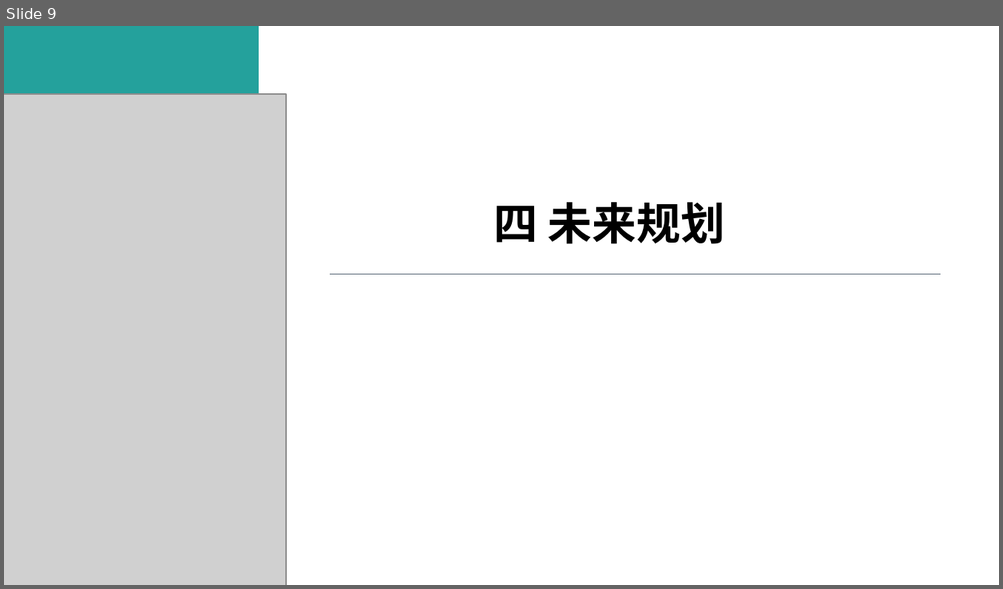
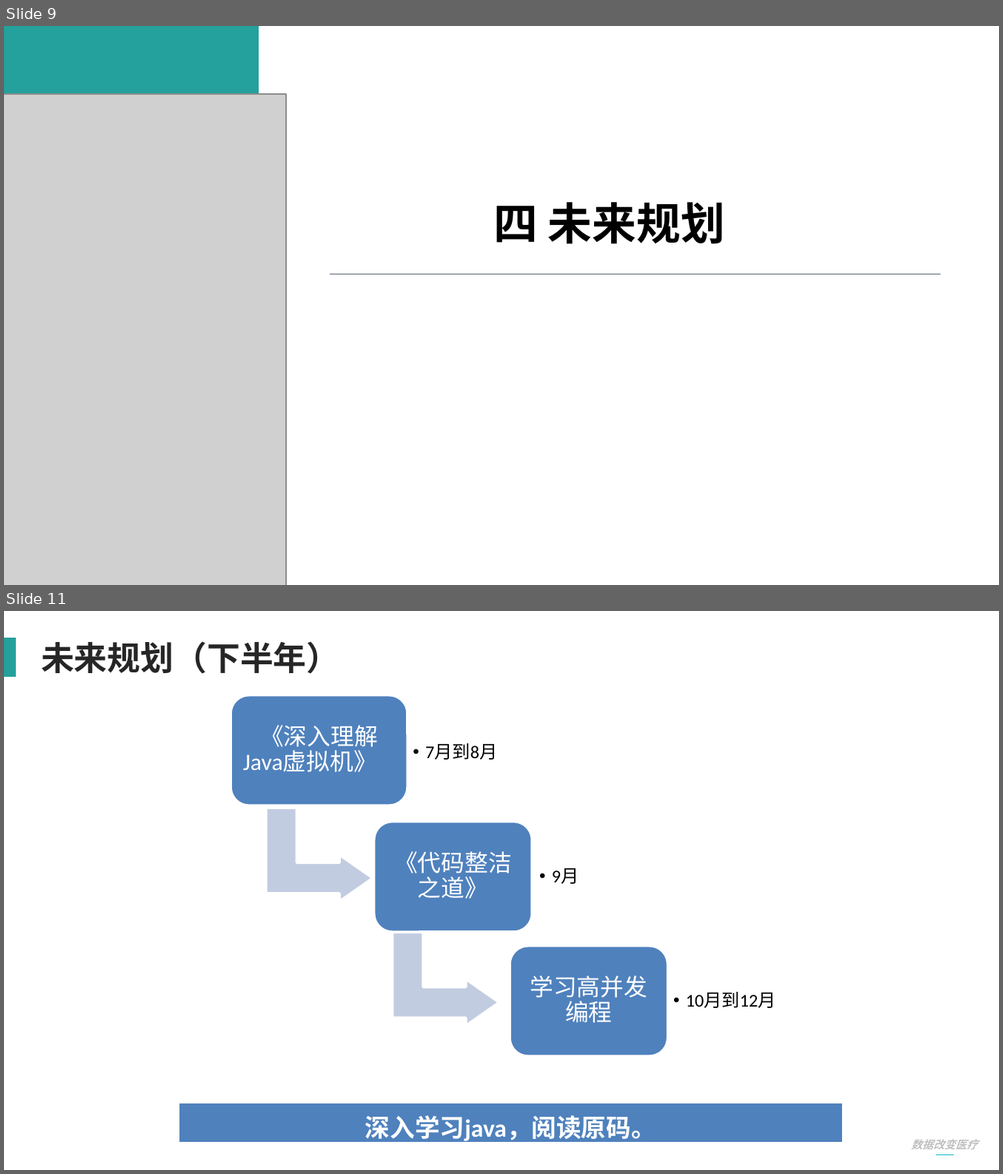
Before and after one commit to Aubwls/dabian, a slide deck: 实习答辩PPT模板-2020.pptx. Shown one above the other, each under a label of ours: slide 9 before the commit, slides 9 and 11 after it; the slides between them are not shown. The pictures are 1003x589 and 1003x1174 pixels, drawn with LibreOffice and Linux fonts; fonts in the diff are those of the drawing; grey boxes stand for pictures. Boxes give left, top, right and bottom in pixels: in the first picture for what was removed or moved away, otherwise in the second. Text is boxed around its words. In the diff, an @@ line names an element or a change of style, - is before the commit and + after.

```diff
--- a/实习答辩PPT模板-2020.pptx
+++ b/实习答辩PPT模板-2020.pptx
@@ slide 11 added at [4, 611, 999, 1170], background #FFFFFF @@
@@ rectangle added at [4, 638, 16, 677], fill #24A19C @@
@@ text added at [41, 641, 339, 674], 24 pt, text #262626, bold @@
+未来规划（下半年）
@@ group added at [230, 695, 776, 1056]: 6 texts, 3 rounded rectangles, 2 bent up arrows @@
+《深入理解Java虚拟机》
+  • 7月到8月
+《代码整洁之道》
+  • 9月
+学习高并发编程
+  • 10月到12月
@@ table added at [179, 1103, 842, 1147], 1 rows, 1 columns @@
+深入学习java，阅读原码。
@@ text added at [910, 1140, 977, 1150], 8 pt, text #BFBFBF, bold, italic @@
+数据改变医疗
@@ line added from (936, 1155) to (954, 1155), #0AB9C2 0.75 pt @@
```
Also in this commit, not shown: 6 slides changed, 1 other file.
